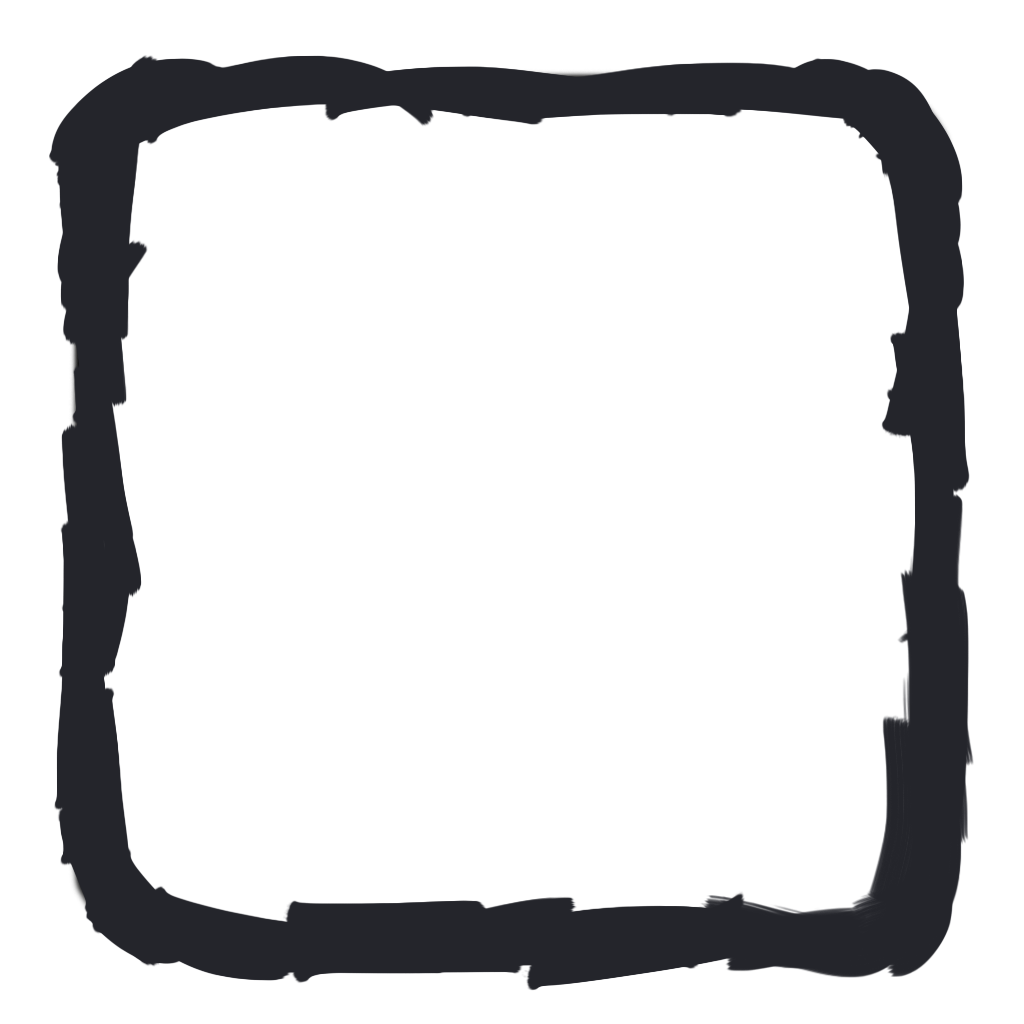
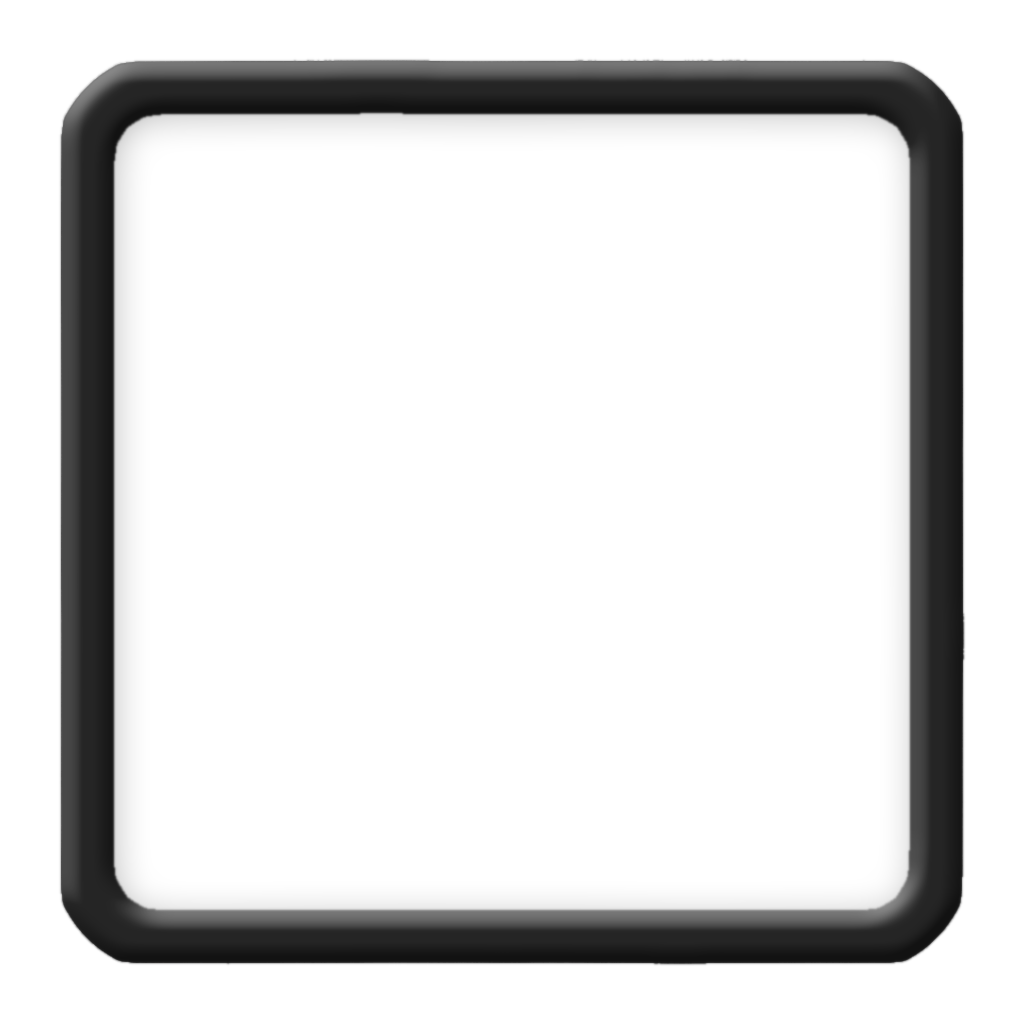
Two versions of the same layered image (1024 x 1024). Layer-by-layer changes:
hid "Layer 3" over [49, 55, 974, 991]
added layer "Layer 1 copy" above "Layer 1" over [58, 57, 967, 967]
painted on "Layer 1" over [61, 60, 964, 964]
